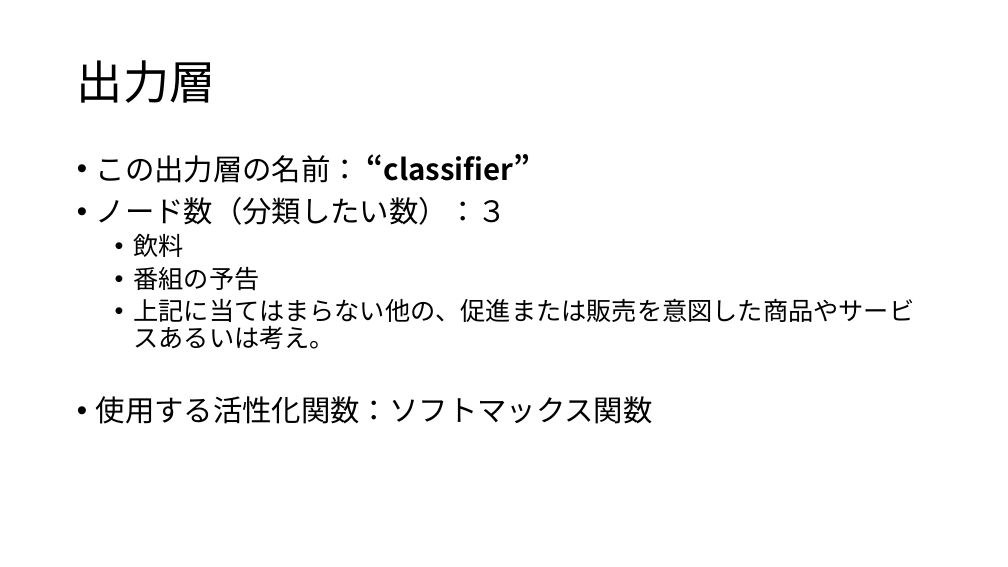
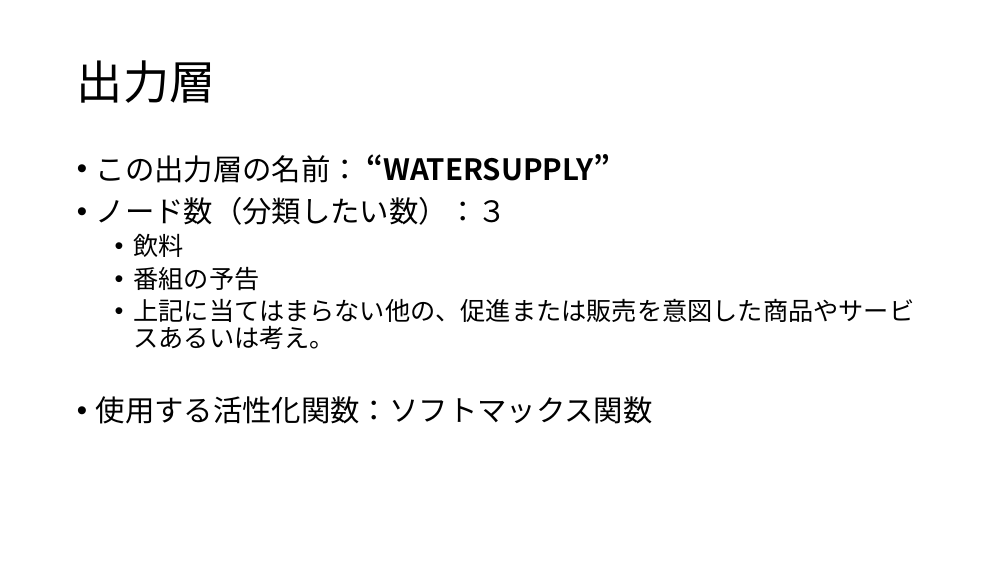
Before and after one commit to s1250103/Public_mori-lab, a slide deck: slide 9 of experiments/b_wide/Implement/plan_implementation.pptx (slide 3 before the commit). Drawn at 1008x567 pixels with LibreOffice and Linux fonts; fonts in the diff are those of the drawing. Boxes give left, top, right and bottom in pixels: in the first picture for what was removed or moved away, otherwise in the second. Text is boxed around its words. In the diff, an @@ line names an element or a change of style, - is before the commit and + after.

```diff
--- a/experiments/b_wide/Implement/plan_implementation.pptx
+++ b/experiments/b_wide/Implement/plan_implementation.pptx
@@ text at (96,154,611,183): text changed @@
-• この出力層の名前： “classifier”
+• この出力層の名前： “WATERSUPPLY”
```
Also in this commit, not shown: 2 other slides changed, 1 slide added, 3 other files.
